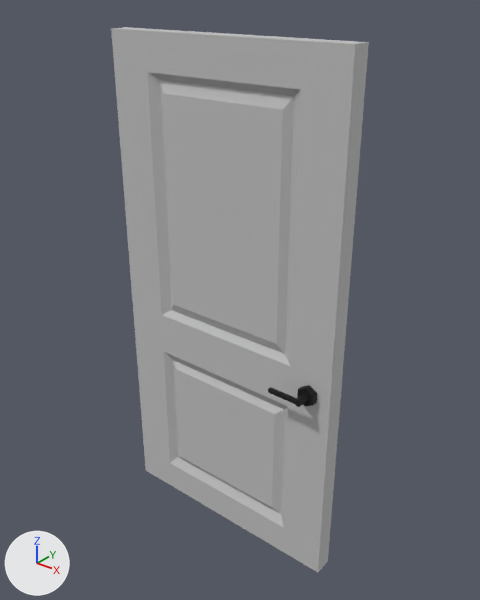
An edit to the FBX model Assets/House_Door.fbx, drawn before and after from the same camera.
Rendered twice from a 50 mm lens placed at (6.72, 20.46, 3.63), pointed at (4.3, 23.48, 1.76). Arrows for +X, +Y and +Z are at lower left; the lights stay in place. The first picture is the older version. Where no turn or scale is listed for an object, it has been applied to the vertices.

Objects in the first picture: 'House_Door'.
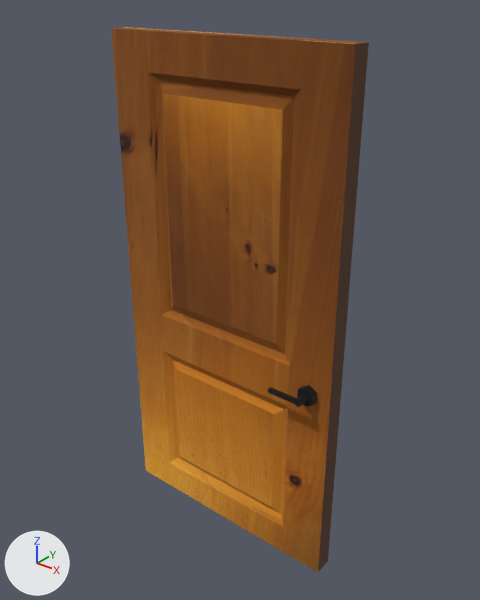
Pixel boxes (x1, y1, x2, y2) of what changed, in the pictures (480 x 600 px):
'House_Door', recoloured, surface changed (light grey to brown)
    both: (111, 27, 369, 572)
part 1 of me_cube_012, recoloured (light grey to brown)
    both: (111, 27, 369, 572)
part 2 of me_cube_012, surface changed (grey to brown)
    both: (111, 27, 367, 572)

Patch to the scene script:
```diff
--- a/Assets/House_Door.fbx.py
+++ b/Assets/House_Door.fbx.py
@@ img_singlecabinetclosed_2dtexture_jpeg @@
+img_singlecabinetclosed_2dtexture_jpeg = load_image('SingleCabinetClosed_2Dtexture.jpeg', 'Textures outside game/SingleCabinetClosed_2Dtexture.jpeg', 2029, 3603, 'sRGB')
@@ mat_singlecabinet @@
+mat_singlecabinet = principled_material('singleCabinet')
+mat_singlecabinet.texture = img_singlecabinetclosed_2dtexture_jpeg
+mat_singlecabinet.roughness = 0.93
@@ me_cube_012 @@
 me_cube_012.from_pydata(...)  # 148 vertices, 138 faces; spans x -0.82..0.85, y -0.34..0.02, z -2.12..1.23
 # used by ob_house_door; location = (4.246, 23.556, 2.123)
+# me_cube_012 part 1: all 78 faces that had it switch from mat_konbini_white_mat (light grey #c1c1c1) to mat_singlecabinet (picture img_singlecabinetclosed_2dtexture_jpeg)
+# me_cube_012 part 2: texture (UV) coordinates of 106 of 138 faces, centred in x -0.82..0.74, y -0.34..0.02, z -2.12..1.23, changed; they spanned u 0.0..1.0, v 0.0..1.0 and now span u -0.28..0.81, v -0.11..1.11
 me_cube_012.materials.append(mat_black)
```
